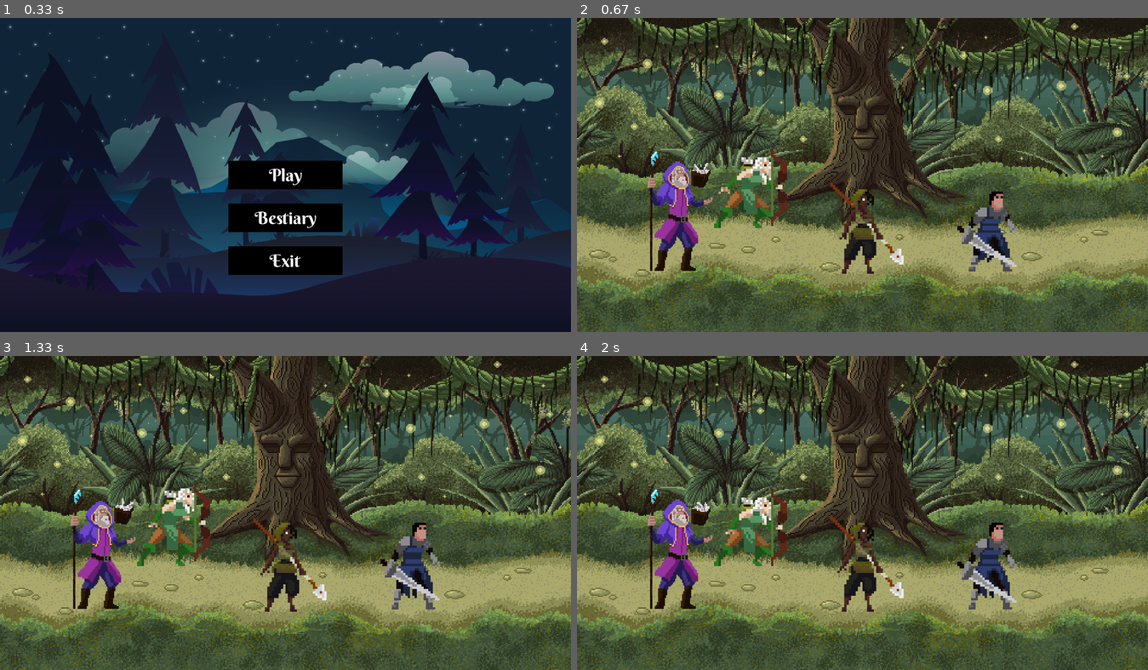
Above: before the commit, frames 1-4 (two rows, left to right).
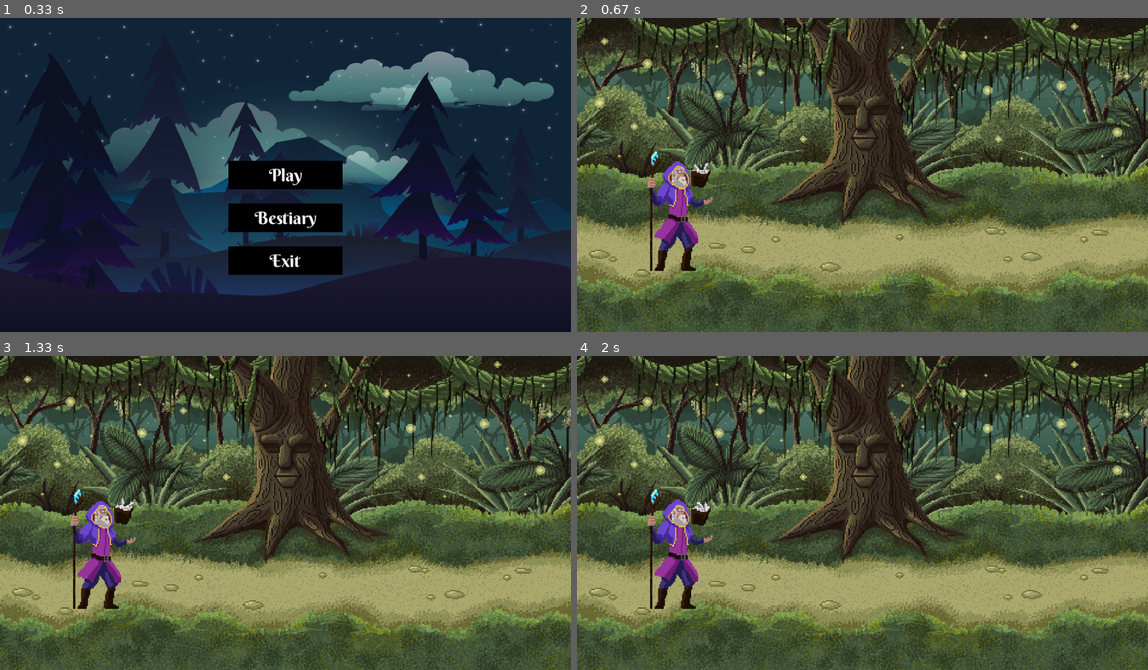
Above: after the commit, the same moments.

Repository: DouglasFernan/ProjetoPOOPygame
Game: pygame game, started from projeto.py
Two runs of this game, one before a commit and one after it. Both use one fixed random seed, a clock stepped at 60 frames per second and the inputs below.
Inputs (mouse positions are in pixels of both pictures, inside the frame that each line leads up to):
- Up to frame 1 (0.33 s): no input
- Up to frame 2 (0.67 s): click (862, 175) at 0.38 s
- Up to frame 3 (1.33 s): no input
- Up to frame 4 (2 s): no input

Frame 1 is identical in both runs. In frame 2, 3.8% of the frame differs, in the area x 24-77%, y 41-82%; in frame 3, 3.9%, in the area x 24-77%, y 40-82%; in frame 4, 3.9%.

Commit message:
adicionando todos os personagens

Diff:
--- a/personagens.py
+++ b/personagens.py
@@ -21,7 +21,7 @@
         self.sprites = []
         for i in range(6):
             img = sprite.subsurface((i * 231, 0), (231, 190))
-            img = pygame.transform.scale(img, (231 * int(2.5), 231* int(2.5)))
+            img = pygame.transform.scale(img, (231 * int(2.5), 231 * int(2.5)))
             self.sprites.append(img)
 
         self.index_lista = 0
@@ -76,7 +76,7 @@
         self.index_lista = 0
         self.image = self.sprites[self.index_lista]
         self.rect = self.image.get_rect()
-        self.rect.topleft = (450, 100)
+        self.rect.topleft = (-100, 100)
 
     def update(self):
         if self.index_lista > 9:
@@ -100,7 +100,7 @@
         self.index_lista = 0
         self.image = self.sprites[self.index_lista]
         self.rect = self.image.get_rect()
-        self.rect.topleft = (200, 60) #-120, 60
+        self.rect.topleft = (-120, 60)  # -120, 60
 
     def update(self):
         if self.index_lista > 7:
@@ -118,13 +118,13 @@
         self.sprites = []
         for i in range(10):
             img = sprite.subsurface((i * 100, 0), (100, 100))
-            img = pygame.transform.scale(img, (100 * int(4.5), 100* int(4.5)))
+            img = pygame.transform.scale(img, (100 * int(4.5), 100 * int(4.5)))
             self.sprites.append(img)
 
         self.index_lista = 0
         self.image = self.sprites[self.index_lista]
         self.rect = self.image.get_rect()
-        self.rect.topleft = ( 100, 100) #-60
+        self.rect.topleft = (-20, 170)
 
     def update(self):
         if self.index_lista > 9:
@@ -136,16 +136,25 @@
         pass
 
 
-class Elfo(Personagem):
-    def __init__(self, nome):
-        super().__init__(nome)
-        self._ataque = 10
-        self._defesa = 7
-        self._vida = 80
-        self._maxVida = 80
-        self._descricao = (
-            'Elfo -> Especializado em técnicas marciais, usando agilidade e destreza em conjunto de armas')
-        self._xp = 0
+class Knight(Personagem, pygame.sprite.Sprite):
+    def __init__(self, sprite):
+        pygame.sprite.Sprite.__init__(self)
+        self.sprites = []
+        for i in range(4):
+            img = sprite.subsurface((i * 42, 0), (42, 42))
+            img = pygame.transform.scale(img, (42 * 5, 42 * 5))
+            self.sprites.append(img)
+
+        self.index_lista = 0
+        self.image = self.sprites[self.index_lista]
+        self.rect = self.image.get_rect()
+        self.rect.topleft = (80, 250)
+
+    def update(self):
+        if self.index_lista > 3:
+            self.index_lista = 0
+        self.index_lista += 0.25
+        self.image = self.sprites[int(self.index_lista)]
 
     def ataque_basico(self, alvo):
         pass
--- a/projeto.py
+++ b/projeto.py
@@ -26,6 +26,7 @@
 sprite_hunter = pygame.image.load(os.path.join(diretorio_sprites, 'hunter/hunter.png')).convert_alpha()
 sprite_wizard = pygame.image.load(os.path.join(diretorio_sprites, 'wizard/wizard.png')).convert_alpha()
 sprite_archer = pygame.image.load(os.path.join(diretorio_sprites, 'archer/archer.png')).convert_alpha()
+sprite_knight = pygame.image.load(os.path.join(diretorio_sprites, 'knight/knight.png')).convert_alpha()
 
 todas_as_sprites = pygame.sprite.Group()
 
@@ -35,11 +36,13 @@
 warrior = Warrior(sprite_warrior)
 wizard = Wizard(sprite_wizard)
 archer = Archer(sprite_archer)
+knight = Knight(sprite_knight)
 
 # todas_as_sprites.add(wizard)
 # todas_as_sprites.add(hunter)
 # todas_as_sprites.add(warrior)
 # todas_as_sprites.add(archer)
+# todas_as_sprites.add(knight)
 
 
 menu = pygame.image.load("images/fundo/menu.png").convert()
@@ -118,6 +121,18 @@
         # Controlar a taxa de atualização
         # pygame.time.Clock().tick(60)
 
+def cena_selecao_personagem():
+
+    while True:
+        for event in pygame.event.get():
+            if event.type == QUIT:
+                pygame.quit()
+                sys.exit()
+            elif event.type == pygame.MOUSEBUTTONDOWN:
+                pass
+
+
+
 
 def cena_jogar():
     relogio = pygame.time.Clock()
@@ -129,10 +144,11 @@
                 sys.exit()
 
         tela.blit(battle1, (0, 0))
-        todas_as_sprites.add(warrior)
-        todas_as_sprites.add(hunter)
-        todas_as_sprites.add(archer)
+        # todas_as_sprites.add(warrior)
         todas_as_sprites.add(wizard)
+        # todas_as_sprites.add(hunter)
+        # todas_as_sprites.add(archer)
+        # todas_as_sprites.add(knight)
         todas_as_sprites.draw(tela)
         todas_as_sprites.update()
 
Binary file added: sprites/archer/Arrow/Move.png
Binary file added: sprites/archer/Arrow/Static.png
Binary file added: sprites/archer/Attack.png
Binary file added: sprites/archer/Death.png
Binary file added: sprites/hunter/Attack1.png
Binary file added: sprites/hunter/Attack2.png
Binary file added: sprites/hunter/Attack3.png
Binary file added: sprites/hunter/Death.png
Binary file added: sprites/knight/Attack 1.png
Binary file added: sprites/knight/Attack 2.png
Binary file added: sprites/knight/Attack 3.png
Binary file added: sprites/knight/Dead.png
(and 11 more such lines)
